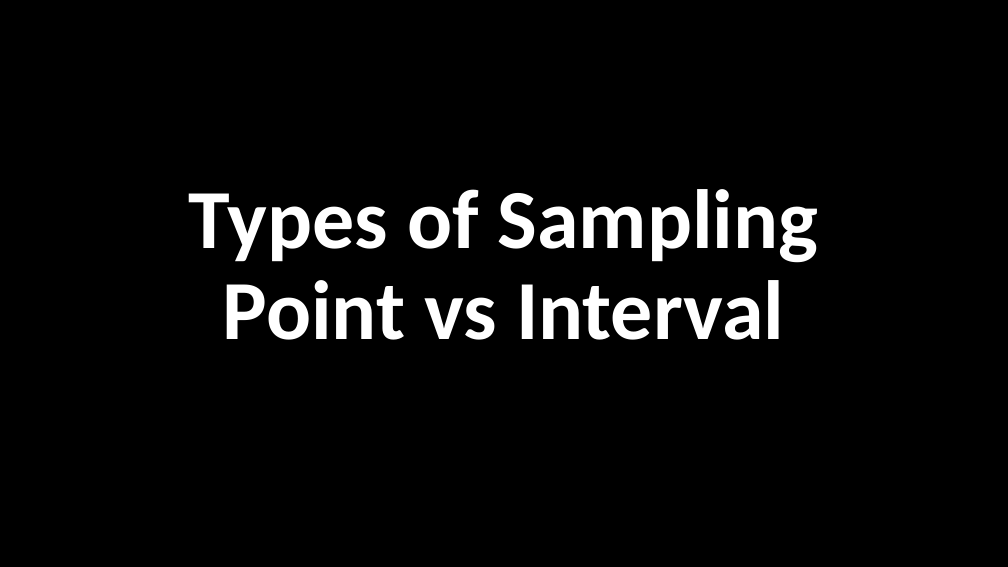
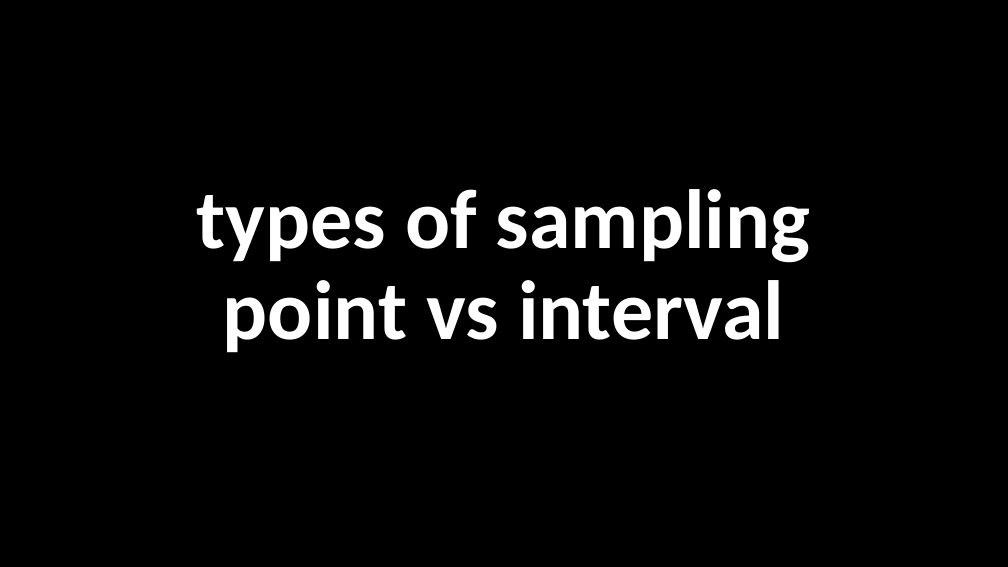
Before and after one commit to nicklalone/CIST_2500, a slide deck: slide 7 of ppts/06 - Tuesday.pptx (slide 2 before the commit). Drawn at 1008x567 pixels with LibreOffice and Linux fonts; fonts in the diff are those of the drawing. Boxes give left, top, right and bottom in pixels: in the first picture for what was removed or moved away, otherwise in the second. Text is boxed around its words. In the diff, an @@ line names an element or a change of style, - is before the commit and + after.

```diff
--- a/ppts/06 - Tuesday.pptx
+++ b/ppts/06 - Tuesday.pptx
@@ title at [197, 189, 810, 353]: text changed @@
-Types of Sampling
-Point vs Interval
+types of sampling
+point vs interval
```
Also in this commit, not shown: 5 other slides changed, 5 slides added, 2 other files.
